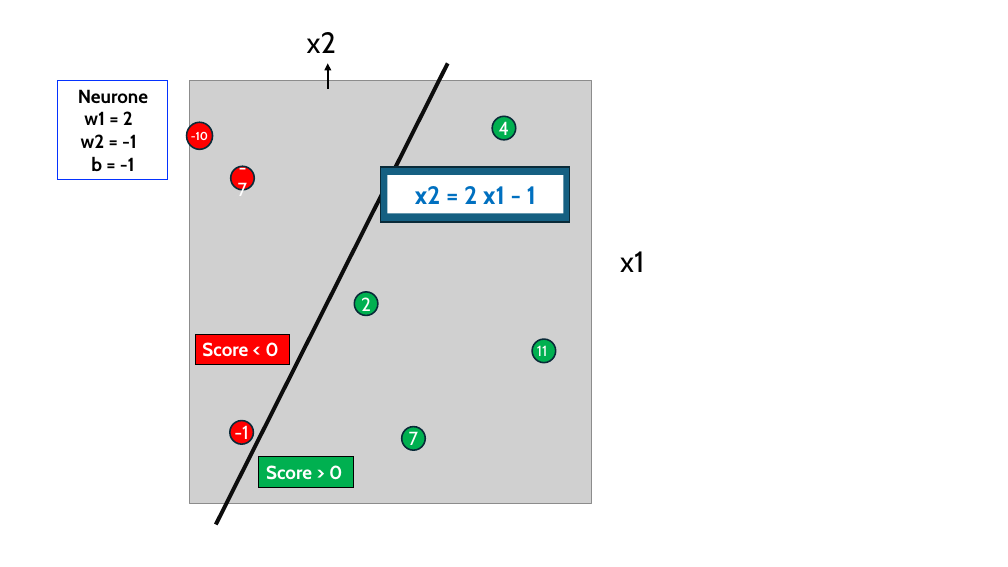
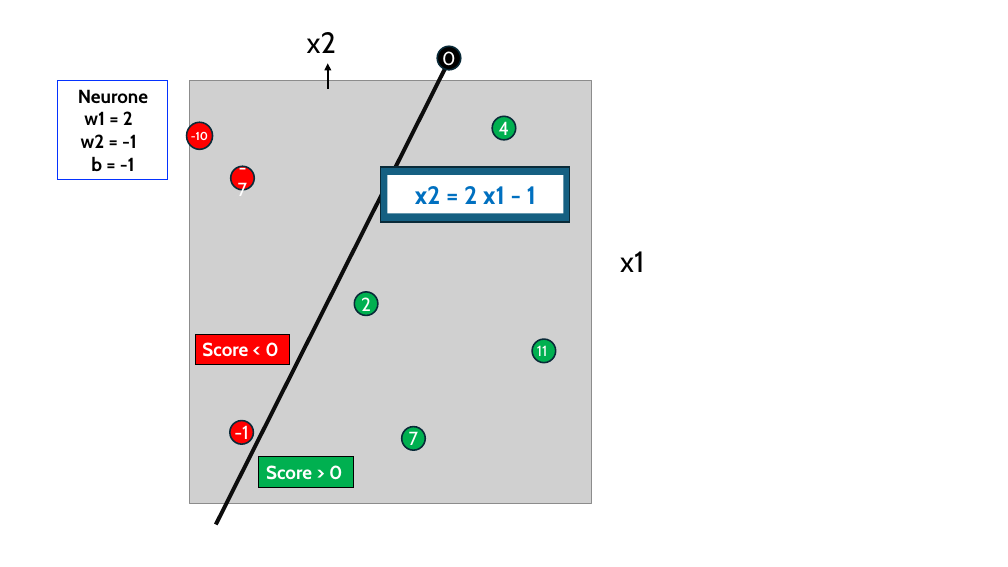
Before and after one commit to pirelaurent/IA_boite_blanche, a slide deck: slide 5 of outillage.pptx (slide 6 before the commit). Drawn at 1008x567 pixels with LibreOffice and Linux fonts; fonts in the diff are those of the drawing; grey boxes stand for pictures. Boxes give left, top, right and bottom in pixels: in the first picture for what was removed or moved away, otherwise in the second. Text is boxed around its words. In the diff, an @@ line names an element or a change of style, - is before the commit and + after.

```diff
--- a/outillage.pptx
+++ b/outillage.pptx
@@ ellipse added at [437,46,461,70], fill #000000, outline #092A39 1.5 pt, 18 pt, text #FFFFFF @@
+0
```
Also in this commit, not shown: 1 slide added, 2 slides removed, 18 other files.
